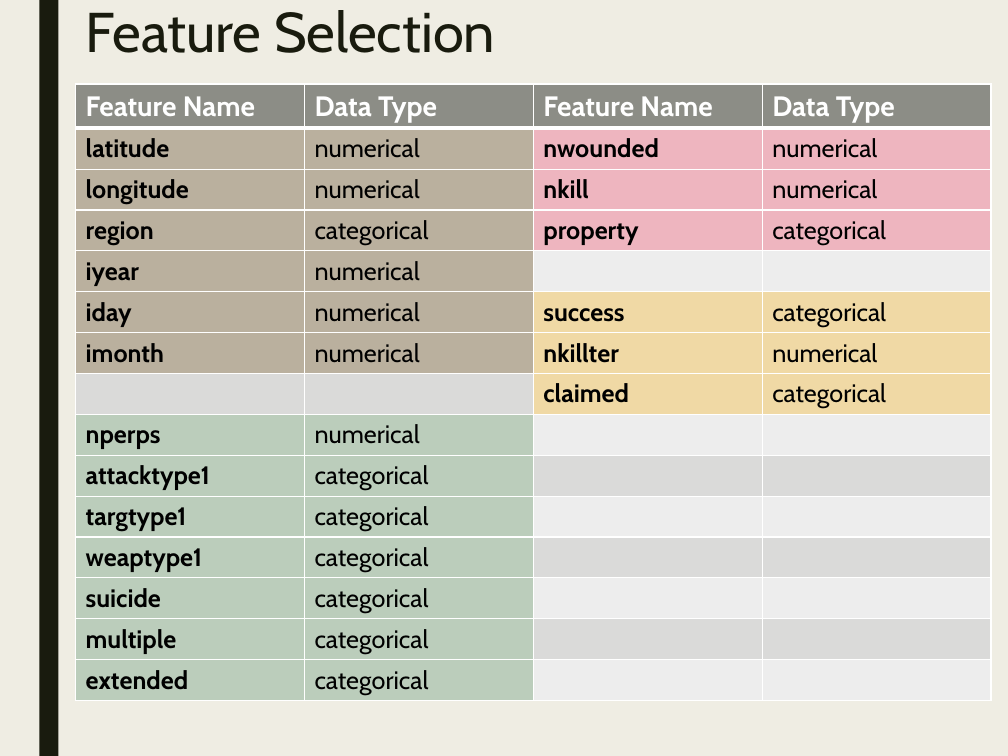
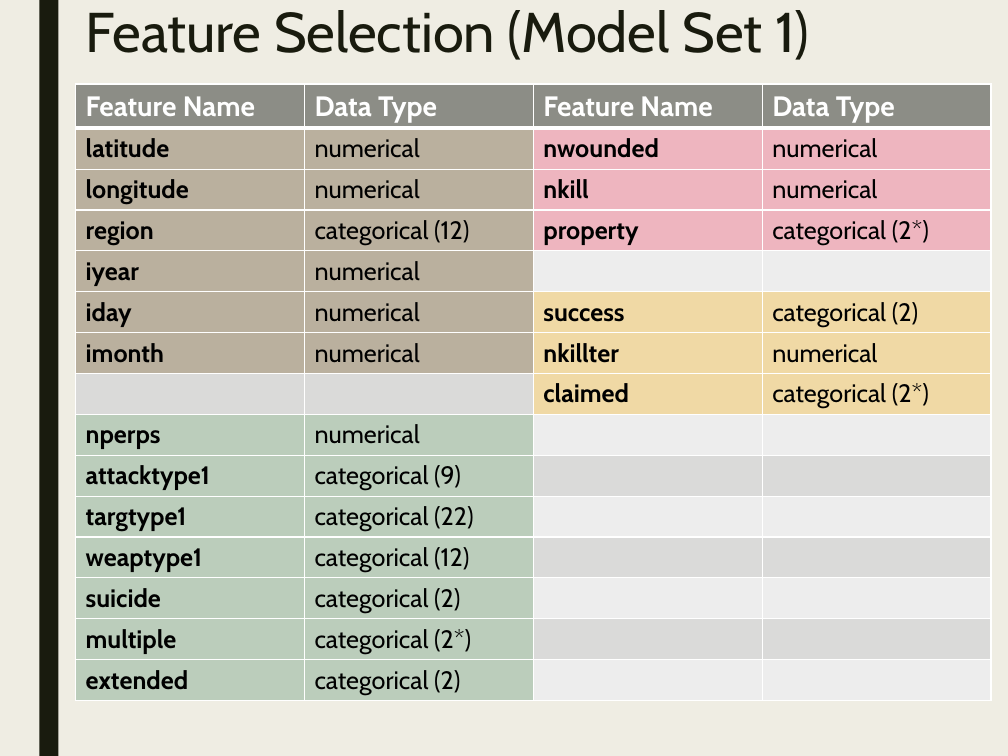
Before and after one commit to stats-learning-fall2019/final-project, a slide deck: slide 28 of presentation/gtdb-final-presentation.pptx (slide 27 before the commit). Drawn at 1008x756 pixels with LibreOffice and Linux fonts; fonts in the diff are those of the drawing. Boxes give left, top, right and bottom in pixels: in the first picture for what was removed or moved away, otherwise in the second. Text is boxed around its words. In the diff, an @@ line names an element or a change of style, - is before the commit and + after.

Commit message:
Adds "Sean" slides including q2 initial slides and modifies a few slides for q1 (titles and content)

```diff
--- a/presentation/gtdb-final-presentation.pptx
+++ b/presentation/gtdb-final-presentation.pptx
@@ title at (x1=86, y1=10, x2=809, y2=60): text changed @@
-Feature Selection
+Feature Selection (Model Set 1)
@@ table at (x1=76, y1=84, x2=991, y2=700) @@
-row 4, column 2: categorical
+row 4, column 2: categorical (12)
-row 4, column 4: categorical
+row 4, column 4: categorical (2*)
-row 6, column 4: categorical
+row 6, column 4: categorical (2)
-row 8, column 4: categorical
+row 8, column 4: categorical (2*)
-row 10, column 2: categorical
+row 10, column 2: categorical (9)
-row 11, column 2: categorical
+row 11, column 2: categorical (22)
-row 12, column 2: categorical
+row 12, column 2: categorical (12)
-row 13, column 2: categorical
+row 13, column 2: categorical (2)
-row 14, column 2: categorical
+row 14, column 2: categorical (2*)
-row 15, column 2: categorical
+row 15, column 2: categorical (2)
```
Also in this commit, not shown: 11 other slides changed, 4 slides added.
